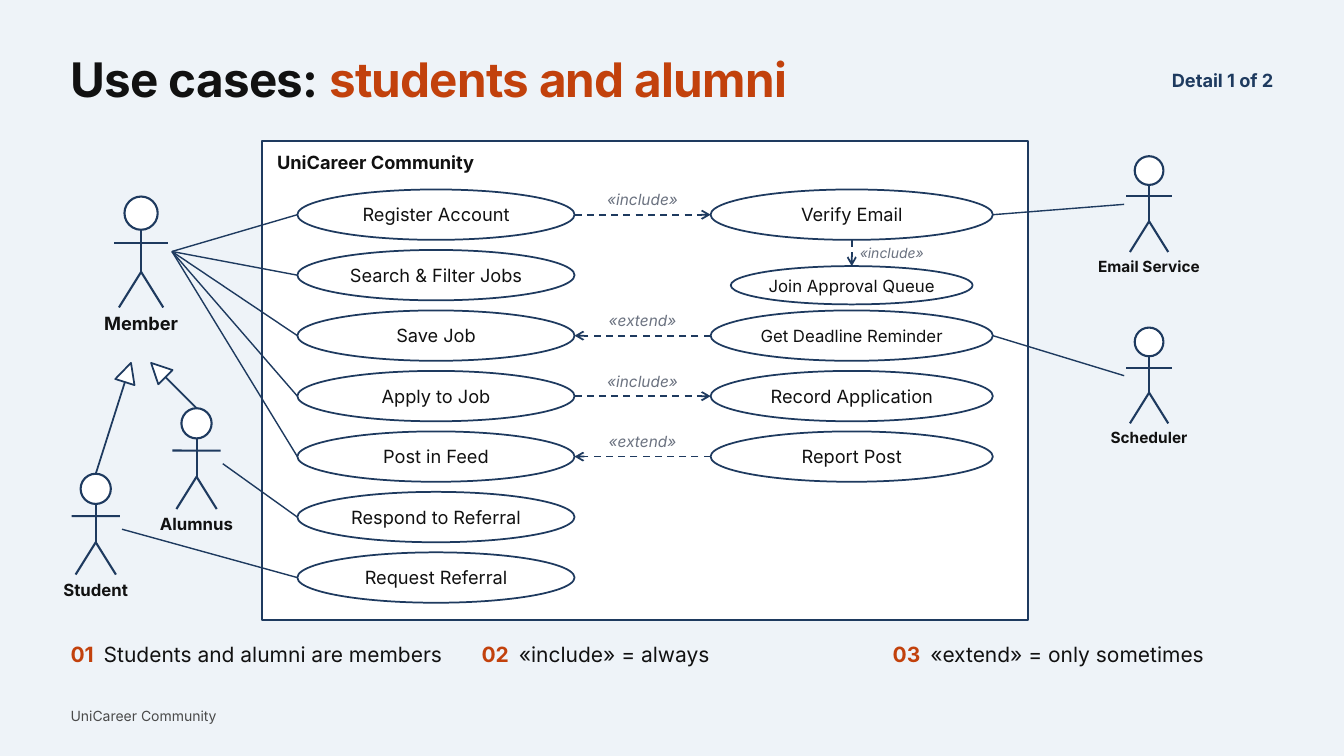
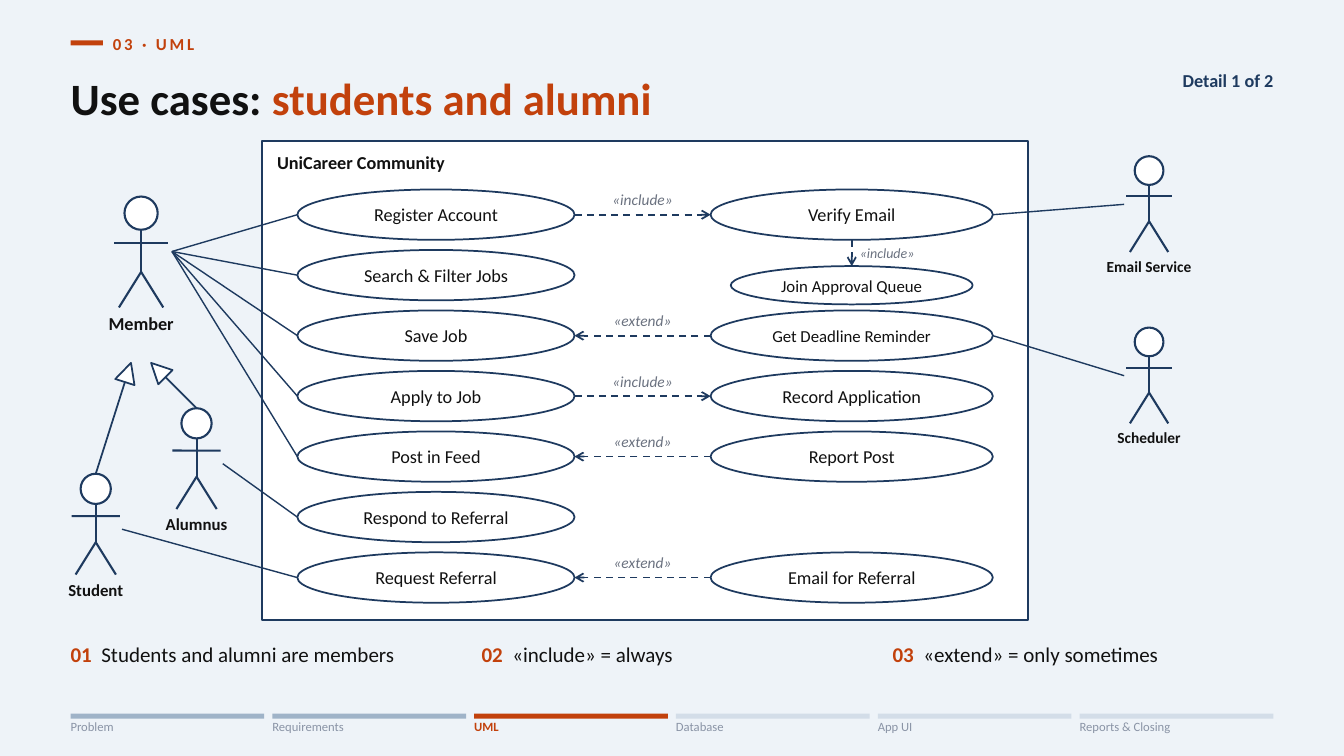
Before and after one commit to sooooojib/CAMPUS_JOB_HUNTING, a slide deck: slide 3 of presentation/03_UML_Diagrams.pptx. Drawn at 1344x756 pixels with LibreOffice and Linux fonts; fonts in the diff are those of the drawing. Boxes give left, top, right and bottom in pixels: in the first picture for what was removed or moved away, otherwise in the second. Text is boxed around its words. In the diff, an @@ line names an element or a change of style, - is before the commit and + after.

Commit message:
docs(presentation): update defense presentation decks, full deck merge, ER diagrams, and assets
- Reorganize modular defense presentation decks (01 through 06)
- Add unified full presentation deck (UniCareer_Full_Presentation.pptx)
- Update ER diagram exports (PDF, PNG, SVG)
- Update slide generators, theme config, and real table samples
- Archive legacy slide iterations in presentation/_archive/

```diff
--- a/presentation/03_UML_Diagrams.pptx
+++ b/presentation/03_UML_Diagrams.pptx
@@ rectangle added at (71, 40, 103, 45), fill #C2410C @@
@@ text added at (113, 39, 194, 50), 12 pt, text #C2410C, bold @@
+03 · UML
@@ title "Use cases: students and alumni": place and size @@
-title "Use cases: students and alumni" at (71, 60, 787, 98)
+title "Use cases: students and alumni" at (71, 83, 652, 116)
@@ title "Use cases: students and alumni" at (71, 83, 652, 116): size 34 to 32 pt, font Inter to Calibri, letter spacing -0.5 to 0 pt; vertical alignment top to middle @@
@@ text added at (614, 557, 672, 568), 11 pt, text #6B7280, italic @@
+«extend»
@@ ellipse added at (711, 553, 993, 603), fill #FFFFFF, outline #1E3A5F 1.25 pt @@
@@ arrow added from (711, 578) to (575, 578), #1E3A5F 1.25 pt dashed @@
@@ text added at (788, 571, 916, 584), 13 pt, text #111111 @@
+Email for Referral
@@ font Inter to Calibri in 27 elements at (1183, 74, 1273, 87), (277, 156, 445, 172), (374, 208, 498, 224), (364, 269, 508, 282), (405, 329, 467, 342), (391, 390, 481, 406), (391, 450, 481, 463), (363, 511, 509, 527), (375, 571, 497, 587), (109, 317, 174, 330), (166, 518, 228, 530), (68, 584, 123, 596), (808, 208, 895, 224), (772, 330, 931, 342), (782, 390, 921, 406), (809, 451, 895, 466), (612, 194, 672, 205), (781, 280, 922, 295), (860, 248, 915, 258), (614, 315, 672, 326), (612, 376, 672, 387), (614, 436, 672, 447), (1107, 261, 1191, 272), (1117, 432, 1180, 443), (71, 647, 395, 662), (482, 647, 673, 666), (893, 647, 1158, 666) @@
@@ text removed at (71, 710, 217, 724) @@
-UniCareer Community
@@ rectangle added at (71, 714, 264, 719), fill #9FB3C8 @@
@@ rectangle added at (272, 714, 466, 719), fill #9FB3C8 @@
@@ rectangle added at (474, 714, 667, 719), fill #C2410C @@
@@ rectangle added at (677, 714, 870, 719), fill #D3DDE8 @@
@@ rectangle added at (878, 714, 1072, 719), fill #D3DDE8 @@
@@ rectangle added at (1080, 714, 1273, 719), fill #D3DDE8 @@
@@ text added at (71, 722, 114, 731), 9 pt, text #8A94A6 @@
+Problem
@@ text added at (272, 722, 344, 733), 9 pt, text #8A94A6 @@
+Requirements
@@ text added at (474, 722, 499, 731), 9 pt, text #C2410C, bold @@
+UML
@@ text added at (676, 722, 724, 731), 9 pt, text #8A94A6 @@
+Database
@@ text added at (878, 723, 912, 733), 9 pt, text #8A94A6 @@
+App UI
@@ text added at (1080, 722, 1171, 733), 9 pt, text #8A94A6 @@
+Reports & Closing
```
Also in this commit, not shown: 13 other slides changed, 44 other files.
